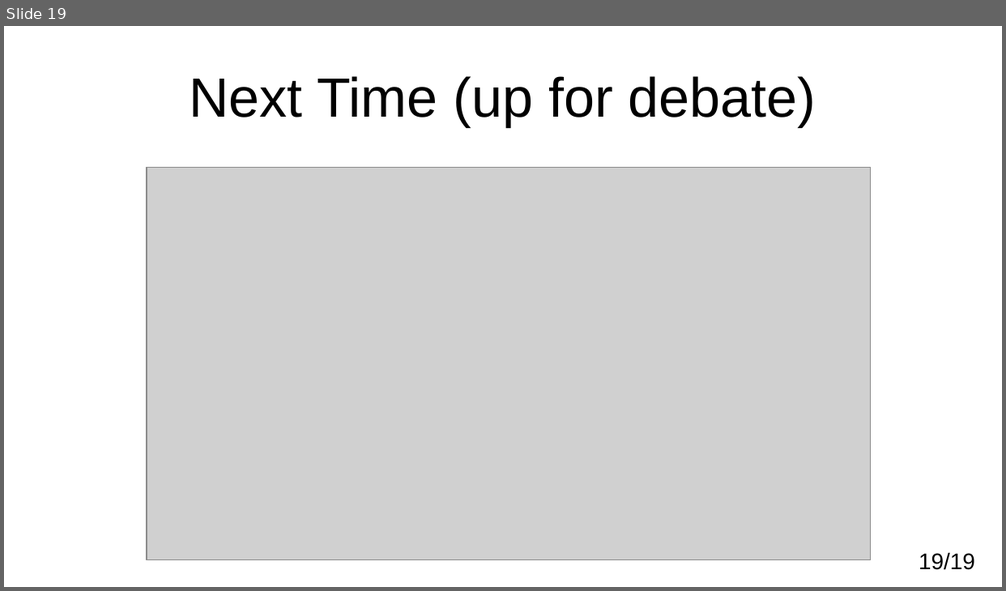
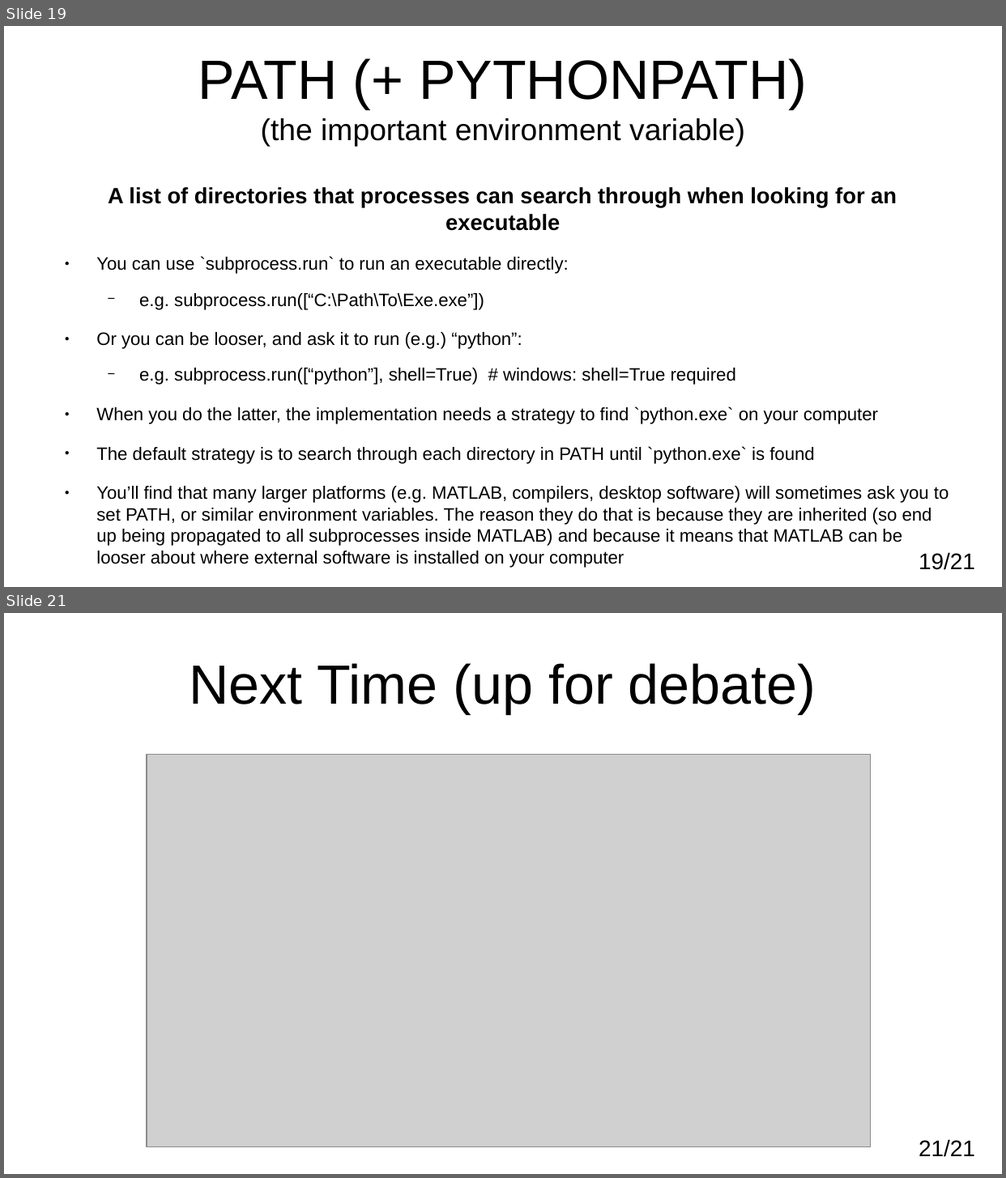
Before and after one commit to adamkewley/rse-meetups, a slide deck: 5_Subprocesses/PresentationSlides.odp. Shown one above the other, each under a label of ours: slide 19 before the commit, slides 19 and 21 after it; the slides between them are not shown. The pictures are 1006x591 and 1006x1178 pixels, drawn with LibreOffice and Linux fonts; fonts in the diff are those of the drawing; grey boxes stand for pictures. Boxes give left, top, right and bottom in pixels: in the first picture for what was removed or moved away, otherwise in the second. Text is boxed around its words. In the diff, an @@ line names an element or a change of style, - is before the commit and + after.

```diff
--- a/5_Subprocesses/PresentationSlides.odp
+++ b/5_Subprocesses/PresentationSlides.odp
@@ slide 19 added at (4, 26, 1002, 587), background #FFFFFF @@
@@ title added at (198, 58, 807, 147), 24 pt, text #000000 @@
+PATH (+ PYTHONPATH)
+(the important environment variable)
@@ text added at (96, 187, 948, 568), 14.3 pt, text #000000 @@
+A list of directories that processes can search through when looking for an executable
+● You can use `subprocess.run` to run an executable directly:
+  − e.g. subprocess.run([“C:\Path\To\Exe.exe”])
+● Or you can be looser, and ask it to run (e.g.) “python”:
+  − e.g. subprocess.run([“python”], shell=True) # windows: shell=True required
+● When you do the latter, the implementation needs a strategy to find `python.exe` on your computer
+● The default strategy is to search through each directory in PATH until `python.exe` is found
+● You’ll find that many larger platforms (e.g. MATLAB, compilers, desktop software) will sometimes ask you to set PATH, or similar environment variables. The reason they do that is because they are inherited (so end up being propagated to all subprocesses inside MATLAB) and because it means that MATLAB can be looser about where external software is installed on your computer
@@ page number added at (918, 552, 975, 570), 18 pt, text #000000 @@
+19/21
@@ what was slide 19 is now slide 21 @@
@@ page number at (918, 1139, 975, 1157): text changed @@
-19/19
+21/21
```
Also in this commit, not shown: 2 slides changed, 1 other slide added, 1 other file.
